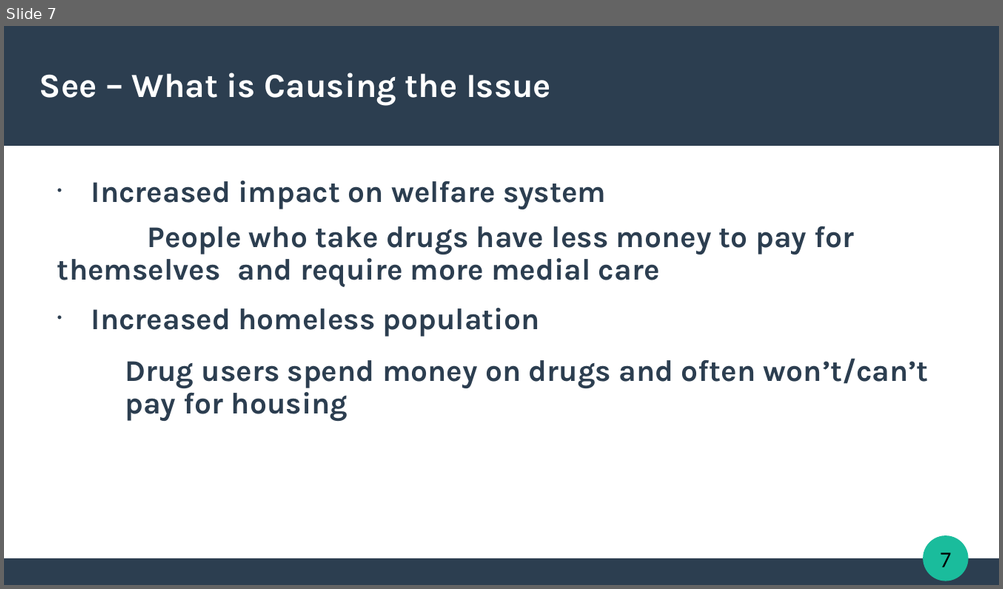
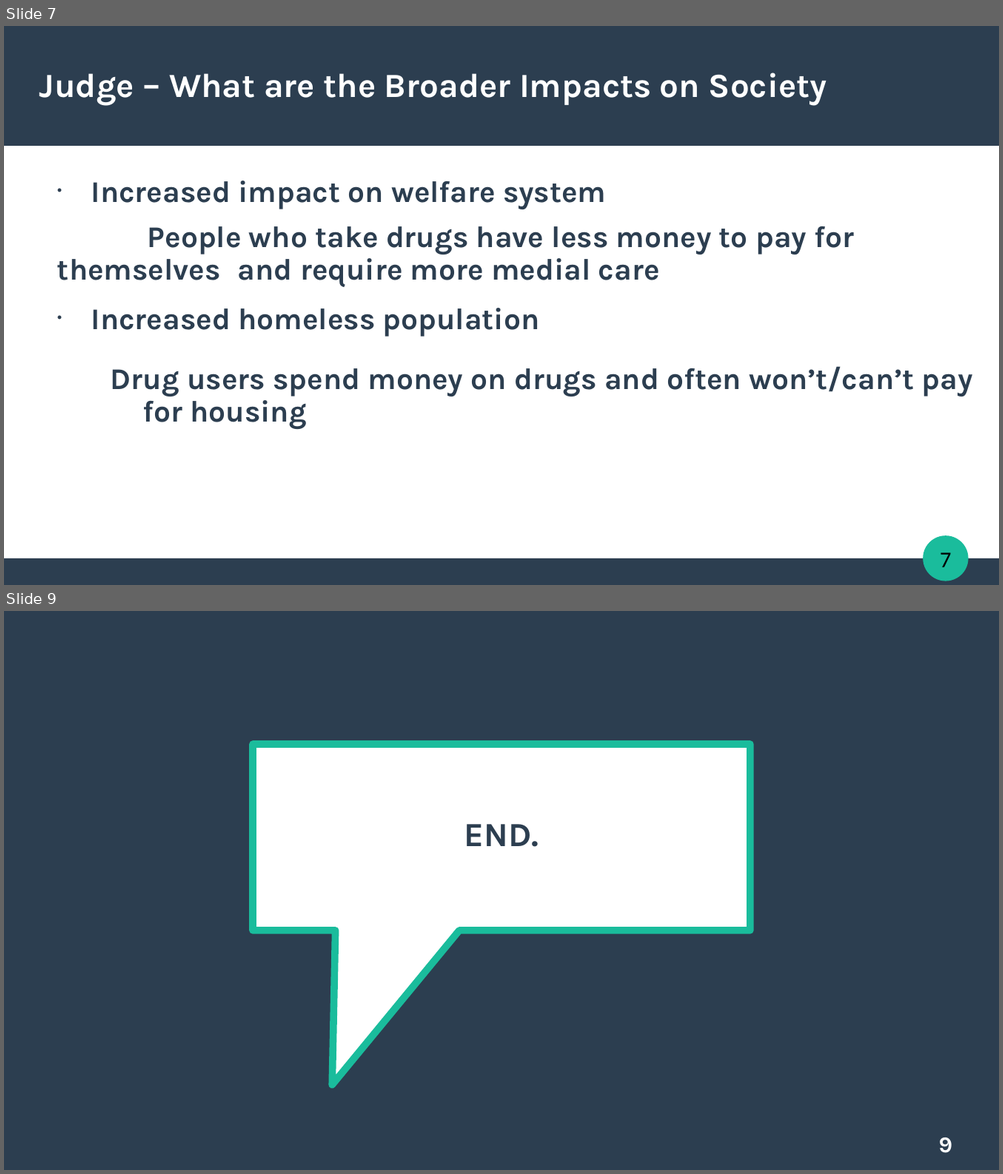
Before and after one commit to CrypticEntity/schoolwork9-10, a slide deck: Religion/t4 assesment.pptx. Shown one above the other, each under a label of ours: slide 7 before the commit, slides 7 and 9 after it; the slides between them are not shown. The pictures are 1003x589 and 1003x1174 pixels, drawn with LibreOffice and Linux fonts; fonts in the diff are those of the drawing. Boxes give left, top, right and bottom in pixels: in the first picture for what was removed or moved away, otherwise in the second. Text is boxed around its words. In the diff, an @@ line names an element or a change of style, - is before the commit and + after.

```diff
--- a/Religion/t4 assesment.pptx
+++ b/Religion/t4 assesment.pptx
@@ slide 9 added at <box>4,611,999,1170</box>, background #FFFFFF @@
@@ freeform shape added at <box>4,611,999,1170</box>, fill #2C3E50 @@
@@ freeform shape added at <box>253,745,751,931</box>, fill #FFFFFF, outline #1ABC9C 5.67 pt @@
@@ title added at <box>464,824,539,847</box>, 27 pt, text #2C3E50, bold @@
+END.
@@ page number added at <box>939,1138,953,1153</box>, 18 pt, text #FFFFFF, bold @@
+9
@@ slide 7 changed as well @@
@@ title at <box>40,73,826,105</box>: text changed @@
-See – What is Causing the Issue
+Judge – What are the Broader Impacts on Society
@@ text at <box>57,227,973,429</box>: list level 2 to 1 in "People who take drugs have ..."; indent changed; more space between paragraphs @@
```
Also in this commit, not shown: 3 other slides changed, 1 other slide added, 1 slide removed, 1 other file.
